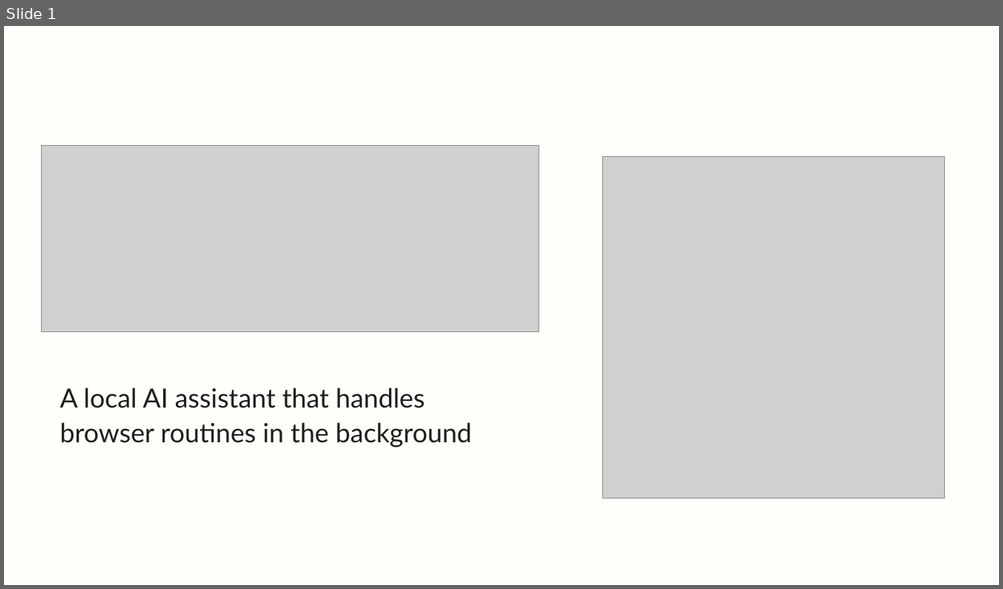
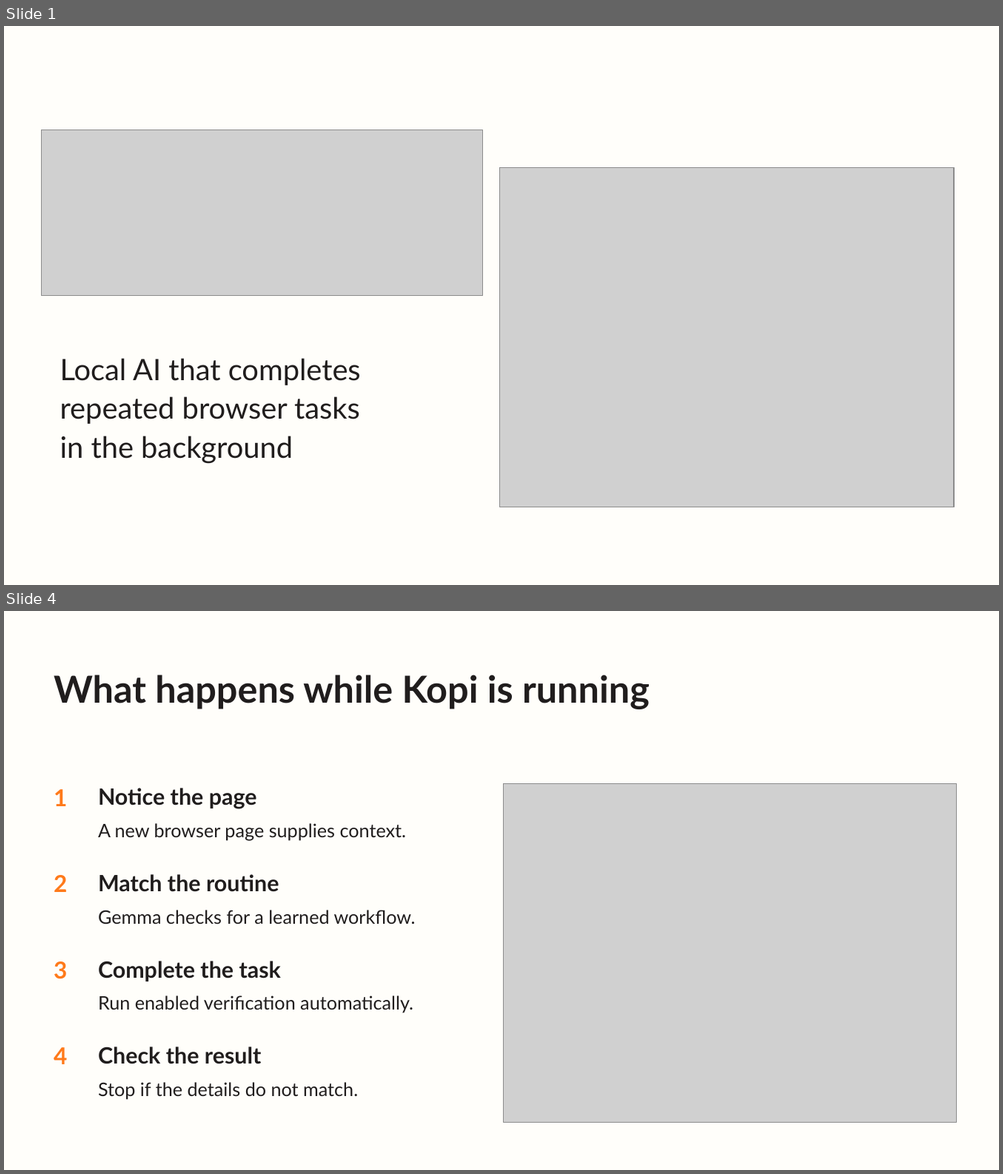
Before and after one commit to MLouchini/Kopi, a slide deck: docs/presentation/Kopi-Hackathon-Pitch.pptx. Shown one above the other, each under a label of ours: slide 1 before the commit, slides 1 and 4 after it; the slides between them are not shown. The pictures are 1003x589 and 1003x1174 pixels, drawn with LibreOffice and Linux fonts; fonts in the diff are those of the drawing; grey boxes stand for pictures. Boxes give left, top, right and bottom in pixels: in the first picture for what was removed or moved away, otherwise in the second. Text is boxed around its words. In the diff, an @@ line names an element or a change of style, - is before the commit and + after.

Commit message:
Illustrate every Kopi slide and clarify daily verification story

```diff
--- a/docs/presentation/Kopi-Hackathon-Pitch.pptx
+++ b/docs/presentation/Kopi-Hackathon-Pitch.pptx
@@ slide 4 added at (4, 611, 999, 1170), background #FFFEFA @@
@@ text added at (54, 675, 649, 709), 36 pt, text #201D1D, bold @@
+What happens while Kopi is running
@@ text added at (98, 788, 257, 809), 21.8 pt, text #201D1D, bold @@
+Notice the page
@@ picture added at (504, 783, 956, 1123) @@
@@ text added at (54, 789, 67, 806), 22.5 pt, text #FF7A1A, bold @@
+1
@@ text added at (98, 823, 407, 841), 18 pt, text #201D1D @@
+A new browser page supplies context.
@@ text added at (54, 875, 67, 892), 22.5 pt, text #FF7A1A, bold @@
+2
@@ text added at (98, 874, 279, 892), 21.8 pt, text #201D1D, bold @@
+Match the routine
@@ text added at (98, 910, 415, 925), 18 pt, text #201D1D @@
+Gemma checks for a learned workflow.
@@ text added at (54, 962, 67, 980), 22.5 pt, text #FF7A1A, bold @@
+3
@@ text added at (98, 961, 281, 982), 21.8 pt, text #201D1D, bold @@
+Complete the task
@@ text added at (98, 996, 413, 1014), 18 pt, text #201D1D @@
+Run enabled verification automatically.
@@ text added at (54, 1048, 67, 1065), 22.5 pt, text #FF7A1A, bold @@
+4
@@ text added at (98, 1047, 262, 1065), 21.8 pt, text #201D1D, bold @@
+Check the result
@@ text added at (98, 1082, 358, 1099), 18 pt, text #201D1D @@
+Stop if the details do not match.
@@ slide 1 changed as well @@
@@ picture: place and size @@
-picture at (41, 145, 539, 332)
+picture at (41, 130, 483, 296)
@@ picture: place and size @@
-picture at (603, 156, 944, 498)
+picture at (500, 168, 954, 508)
@@ text at (60, 358, 361, 464): text changed; size 25.5 to 28.5 pt @@
-A local AI assistant that handles
-browser routines in the background
+Local AI that completes
+repeated browser tasks
+in the background
```
Also in this commit, not shown: 2 other slides changed, 4 other slides added, 5 slides removed, 10 other files.
